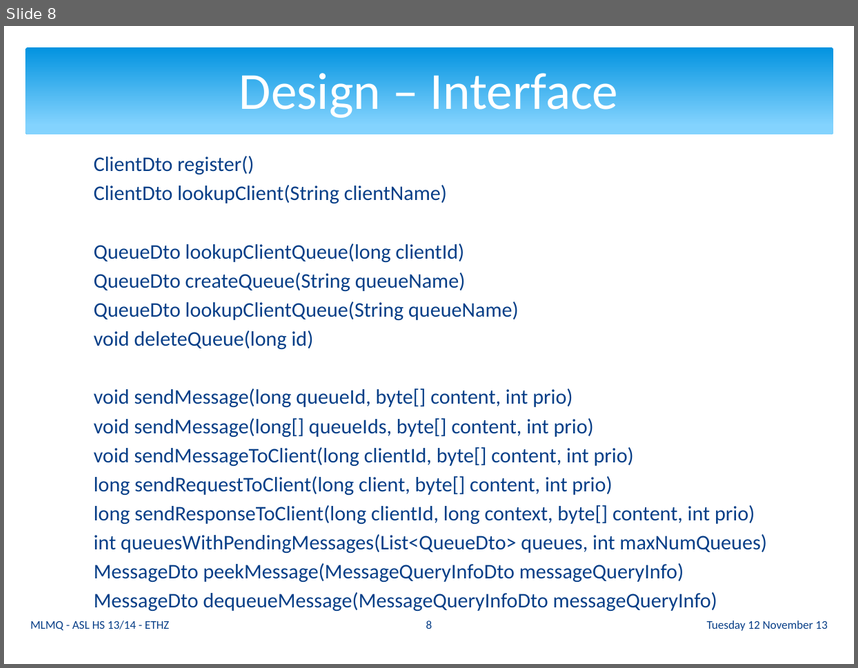
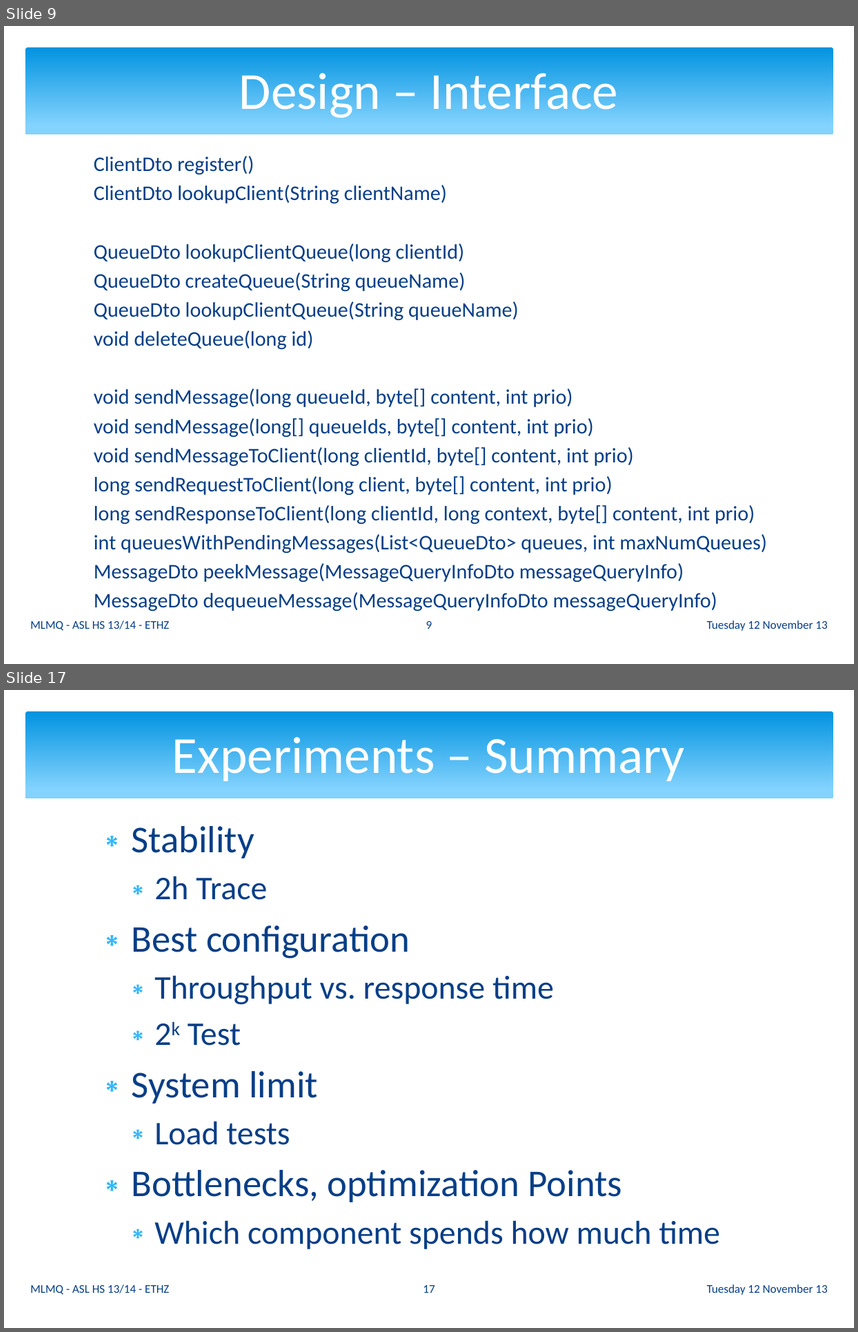
Before and after one commit to ganzm/AdvancedSystemsLab2013, a slide deck: doc/presentations/03 Milestone Presentation/mlmq.pptx. Shown one above the other, each under a label of ours: slide 8 before the commit, slides 9 and 17 after it; the slides between them are not shown. The pictures are 858x668 and 858x1332 pixels, drawn with LibreOffice and Linux fonts; fonts in the diff are those of the drawing. Boxes give left, top, right and bottom in pixels: in the first picture for what was removed or moved away, otherwise in the second. Text is boxed around its words. In the diff, an @@ line names an element or a change of style, - is before the commit and + after.

```diff
--- a/doc/presentations/03 Milestone Presentation/mlmq.pptx
+++ b/doc/presentations/03 Milestone Presentation/mlmq.pptx
@@ slide 17 added at <box>4,690,854,1328</box>, background #FFFFFF; not listed: 1 template element that a slide beside it also shows @@
@@ title added at <box>172,730,685,782</box>, 44 pt, text #FFFFFF @@
+Experiments – Summary
@@ text added at <box>132,826,720,1249</box>, 28 pt, text #073E87 @@
+∗ Stability
+  ∗ 2h Trace
+∗ Best configuration
+  ∗ Throughput vs. response time
+  ∗ 2k Test
+∗ System limit
+  ∗ Load tests
+∗ Bottlenecks, optimization Points
+  ∗ Which component spends how much time
@@ text added at <box>30,1284,169,1294</box>, 10 pt, text #073E87 @@
+MLMQ - ASL HS 13/14 - ETHZ
@@ page number added at <box>423,1285,435,1292</box>, 10 pt, text #073E87 @@
+17
@@ text added at <box>707,1284,827,1294</box>, 10 pt, text #073E87 @@
+Tuesday 12 November 13
@@ what was slide 8 is now slide 9 @@
@@ page number at <box>426,621,432,628</box>: text changed @@
-8
+9
```
Also in this commit, not shown: 9 slides changed, 12 other slides added.
